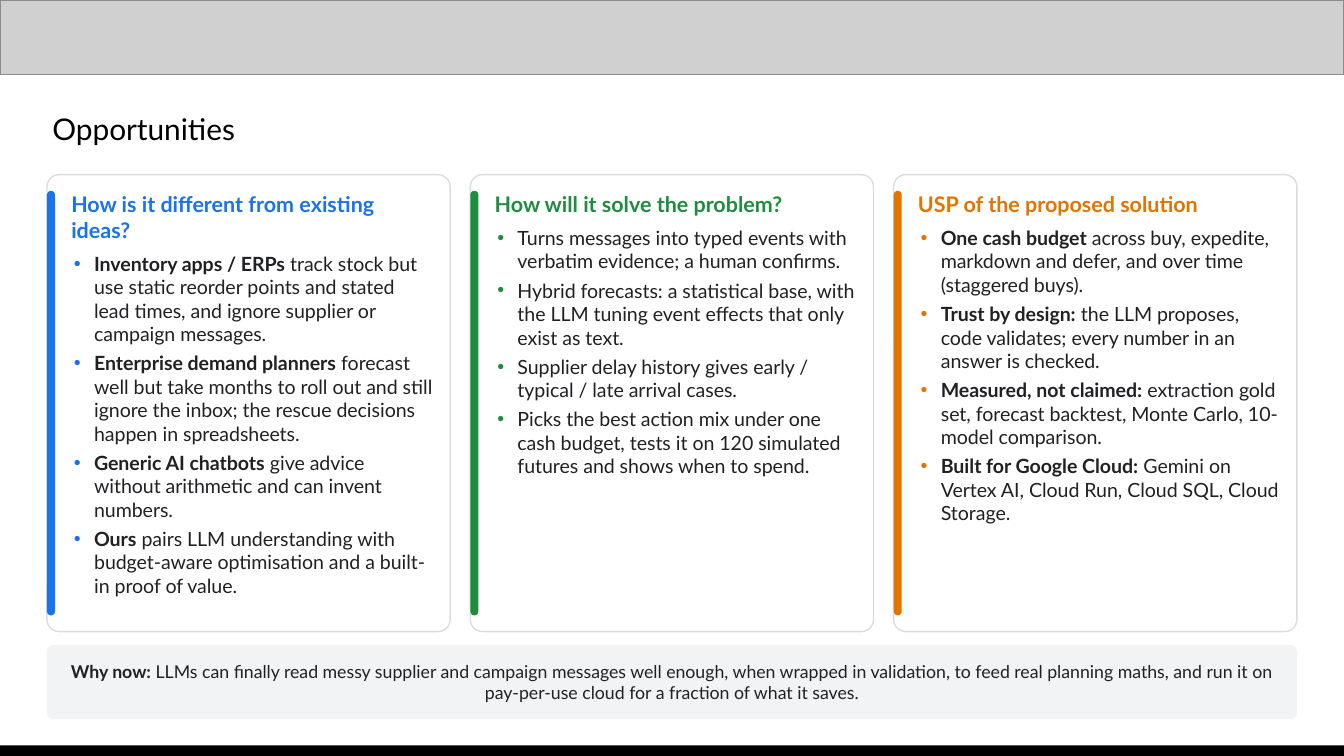
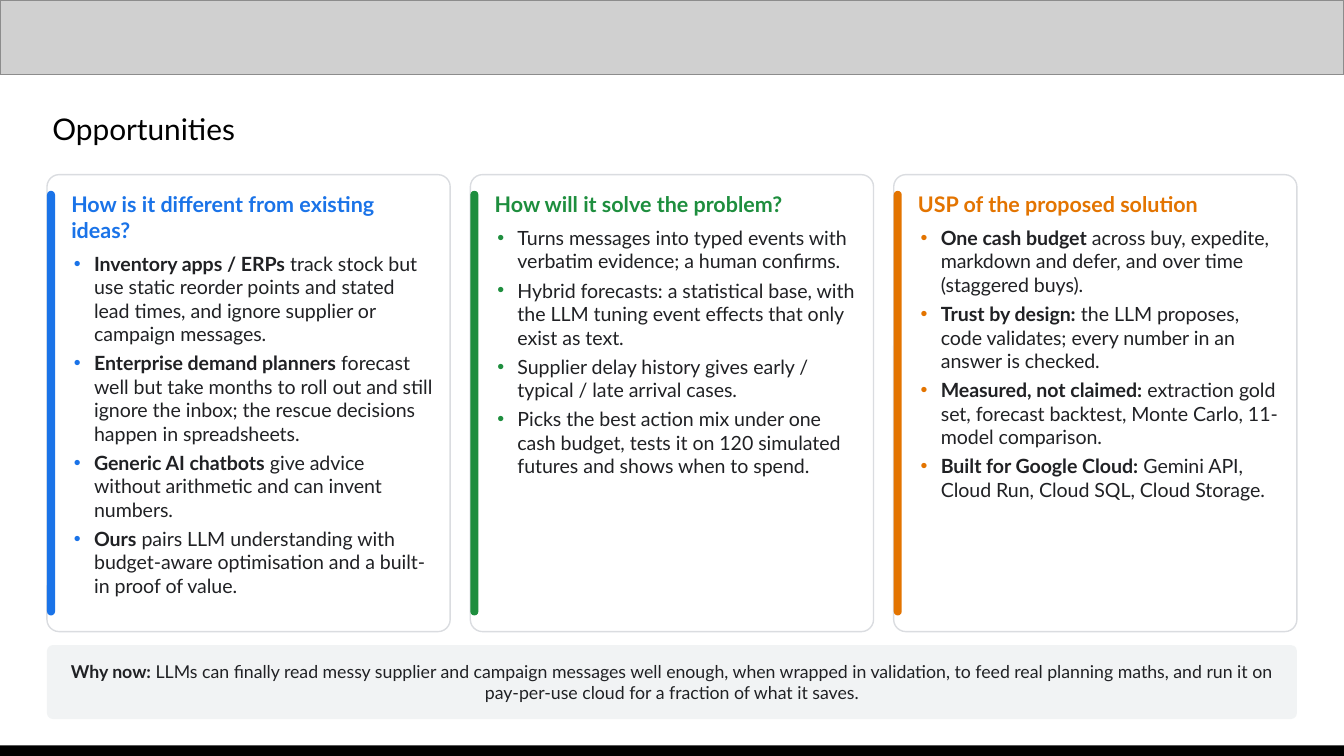
Before and after one commit to Xhahat/inventory-rescue, a slide deck: slide 3 of docs/Inventory_Rescue_AI_Builder_Cup.pptx. Drawn at 1344x756 pixels with LibreOffice and Linux fonts; fonts in the diff are those of the drawing; grey boxes stand for pictures. Boxes give left, top, right and bottom in pixels: in the first picture for what was removed or moved away, otherwise in the second. Text is boxed around its words. In the diff, an @@ line names an element or a change of style, - is before the commit and + after.

Commit message:
Switch LLM to the Gemini API (AI Studio) and local DB to SQLite; drop Docker
- New gemini provider (google-genai with an AI Studio API key), now the default
  when GEMINI_API_KEY is set; default model gemini-3.5-flash-lite.
- Retries with backoff on 408/429/5xx, optional client-side RPM limit
  (GEMINI_RPM) for the free tier, thinking level setting.
- Local database defaults to a SQLite file under var/ (WAL); Cloud SQL stays
  for deployment. Removed docker-compose and initdb.
- deploy.sh can store GEMINI_API_KEY in Secret Manager; otherwise Vertex AI.
- Assistant strips stray control characters from model output.
- README and deck re-measured on Gemini: savings 3.78L / 1.84L vs static /
  tuned rule (120/120 futures), extraction F1 0.966, WAPE 21.5% vs 23.0%,
  assistant 6/6 checked; model comparison now has 11 models.

```diff
--- a/docs/Inventory_Rescue_AI_Builder_Cup.pptx
+++ b/docs/Inventory_Rescue_AI_Builder_Cup.pptx
@@ text at bbox=[941, 382, 1278, 501]: text changed @@
-• Measured, not claimed: extraction gold set, forecast backtest, Monte Carlo, 10-model comparison.
-• Built for Google Cloud: Gemini on Vertex AI, Cloud Run, Cloud SQL, Cloud Storage.
+• Measured, not claimed: extraction gold set, forecast backtest, Monte Carlo, 11-model comparison.
+• Built for Google Cloud: Gemini API, Cloud Run, Cloud SQL, Cloud Storage.
```
Also in this commit, not shown: 7 other slides changed, 12 other files.
